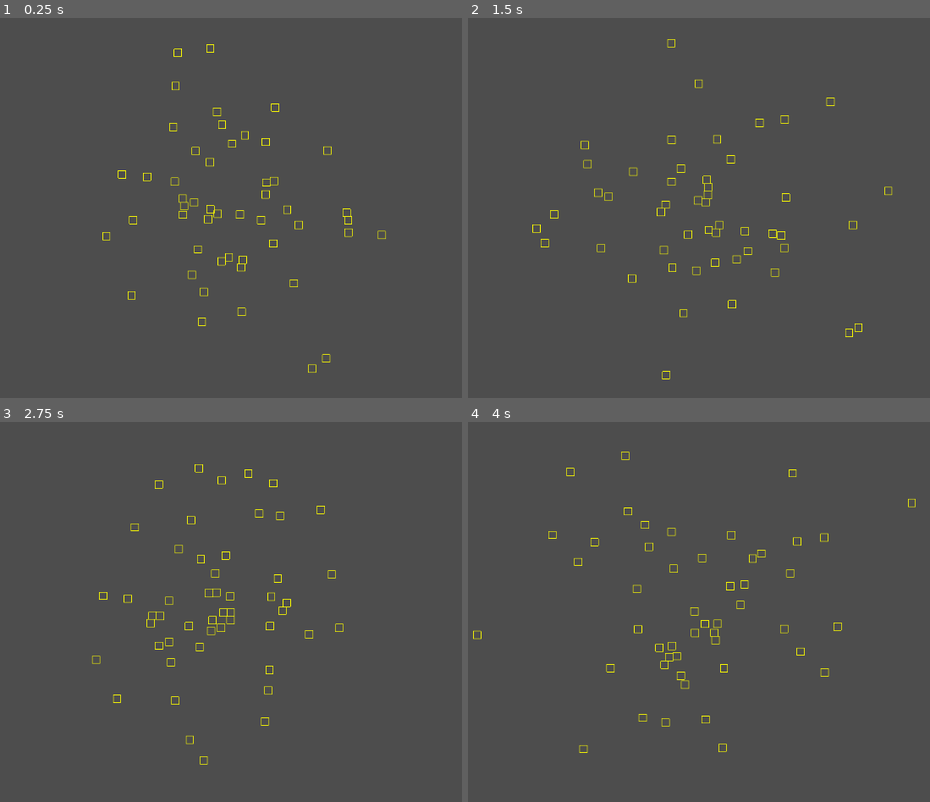
Above: before the commit, frames 1-4 (two rows, left to right).
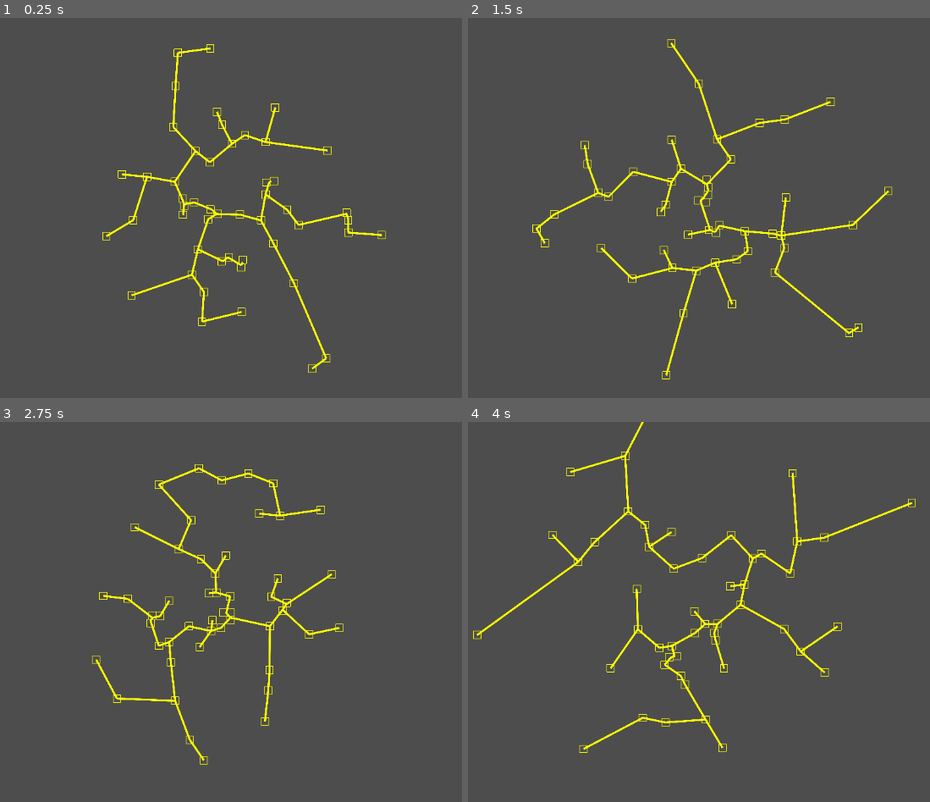
Above: after the commit, the same moments.

Repository: Amithabh-A/ProceduralGeneration
Game: Godot game, scene res://scenes/main.tscn
Same seed, same stepped clock (60 frames per second), same inputs: the game is played once before the commit and once after it. The project has no main scene, so this scene is started directly.
Inputs:
- Up to frame 1 (0.25 s): no input
- Up to frame 2 (1.5 s): tap Enter at 0.5 s; hold Space (ui_select) 0.53-1.28 s; tap Space (ui_select) at 1.35 s
- Up to frame 3 (2.75 s): tap Space (ui_select) at 1.52, 1.82 s; hold Space (ui_select) from 2.03 s (still down)
- Up to frame 4 (4 s): tap Enter at 2.75 s; release Space (ui_select) at 2.78 s; tap Space (ui_select) at 2.85, 3.02, 3.32 s; hold Space (ui_select) from 3.53 s (still down)

The runs differ from the first frame. In frame 1, 1.7% of the frame differs, in the area x 22-83%, y 7-93%; in frame 2, 2.0%; in frame 3, 1.7%; in frame 4, 2.2%, in the area x 1-97%, y 0-87%.

Commit message:
Added AST

Diff:
--- a/scripts/main.gd
+++ b/scripts/main.gd
@@ -9,8 +9,8 @@
 var min_size = 1 # min room size (in tiles)
 var max_size = 1 # max room size (in tiles)
 const MIN_DISTANCE = TILE_SIZE * 2
-# culling can make dungeon less or more sparse.
-var cull = 0.4 # chance to cull room
+
+var path: AStar3D  # AStar pathfinding object
 
 func _input(event):
 	if event.is_action_pressed('ui_select'):
@@ -42,14 +42,52 @@
 	# Step 2: Adjust points if they are too close
 	adjust_points(room_positions)
 
-	#print(room_positions)
+	var room_positions_3d = []
+
 
 	for pos in room_positions:
 		var room = Room.instantiate() as RigidBody2D
 		var room_size = Vector2(w, h)
 		room.make_room(pos, Vector2(w, h) * TILE_SIZE)
 		$Rooms.add_child(room)
+		room_positions_3d.append(Vector3(room.position.x, room.position.y, 0))
+		#path = find_mst(room_positions_3d)
+	path = find_mst(room_positions_3d)
 
+func find_mst(nodes: Array):
+	# Prim's algorithm
+	# Given an array of positions(nodes), generate a minimum
+	# spanning tree
+
+	# Initializes the Astar and add the first point
+	var path = AStar3D.new()
+	path.add_point(path.get_available_point_id(), nodes.pop_front())
+
+	# repeats until no points remain
+	while nodes:
+		var min_dist = INF
+		var min_p = null # position of that node
+		var p = null # current position
+
+		# loop through the points in path
+		for p1 in path.get_point_ids():
+			var p1_pos = path.get_point_position(p1)
+			# loop through the remaining nodes
+			for p2 in nodes:
+				# if the node is closer, make it closest
+				if p1_pos.distance_to(p2) < min_dist:
+					min_dist = p1_pos.distance_to(p2)
+					min_p = p2
+					p = p1_pos
+
+		# insert the resulting node to the path and add
+		# its connection
+		var n = path.get_available_point_id()
+		path.add_point(n, min_p)
+		path.connect_points(path.get_closest_point(p), n)
+		# remove the nodes in the array so that it is not visited again
+		nodes.erase(min_p)
+	return path
 
 func is_too_close(room_positions, new_pos: Vector2):
 	for pos in room_positions:
@@ -62,6 +100,13 @@
 		draw_rect(Rect2(room.position - room.size, room.size * 2),
 		Color(32, 228, 0), false)
 
+	if path:
+		for p in path.get_point_ids():
+			for c in path.get_point_connections(p):
+				var pp = path.get_point_position(p)
+				var cp = path.get_point_position(c)
+				draw_line(Vector2(pp.x, pp.y), Vector2(cp.x, cp.y),
+				Color(1, 1, 0, 1), 15, true)
 
 func _process(delta: float) -> void:
 	queue_redraw()
